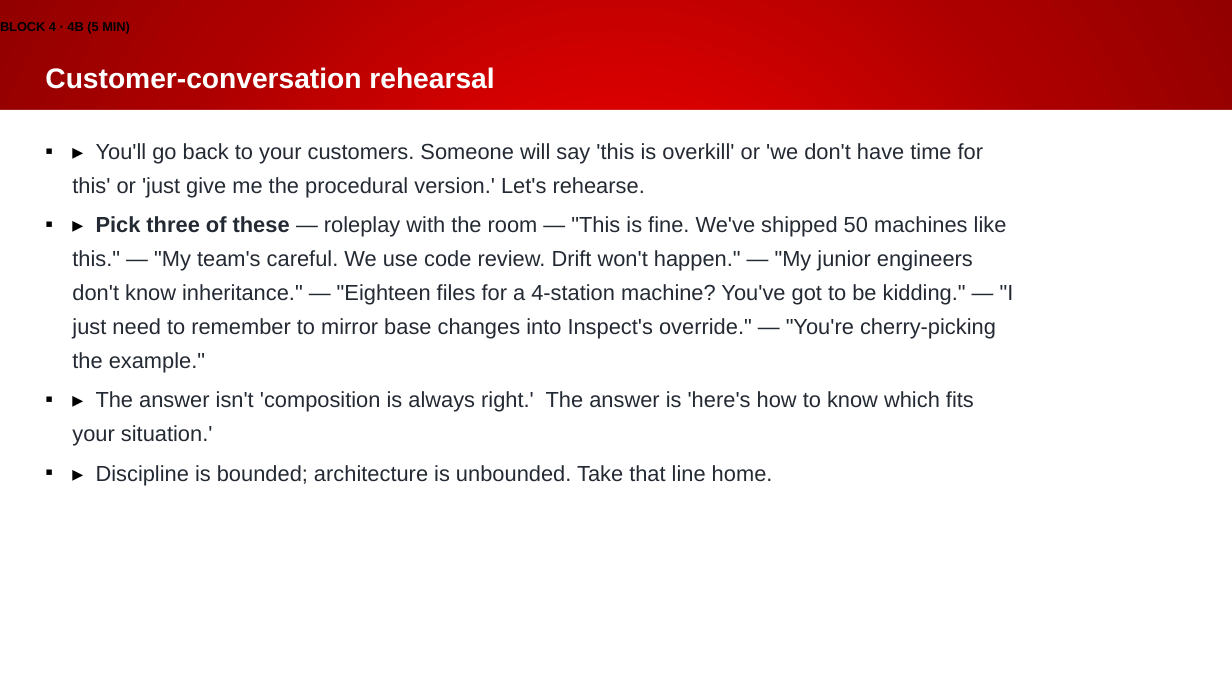
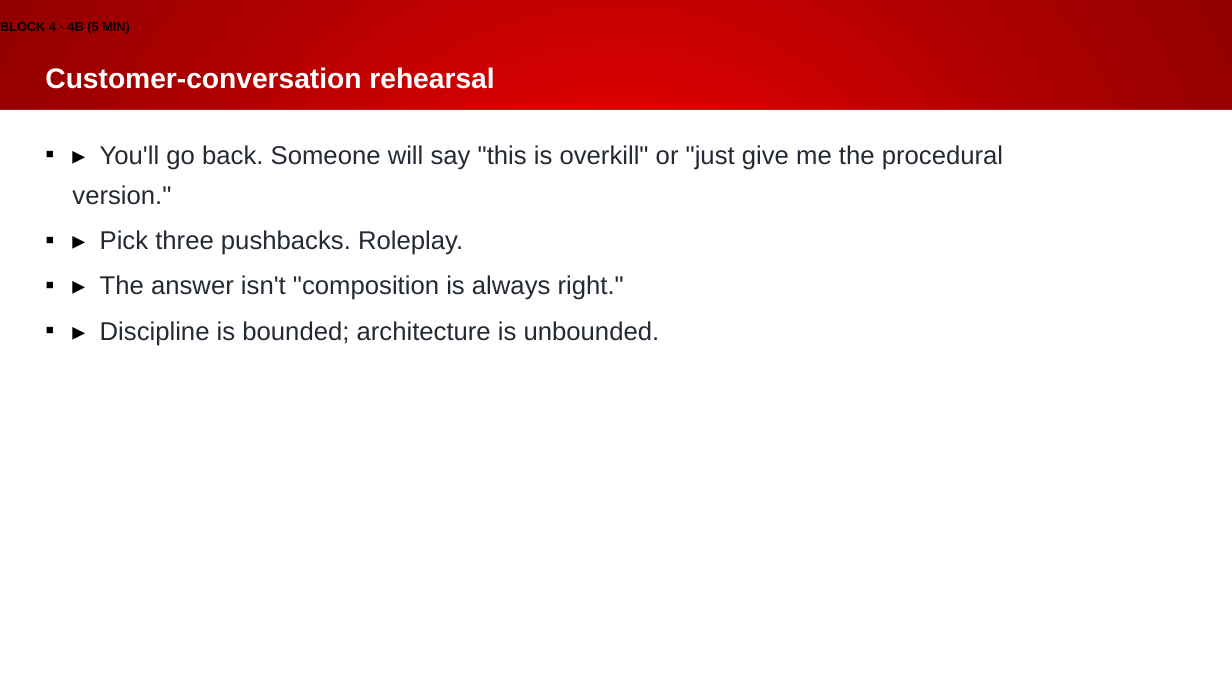
Before and after one commit to Beckhoff-USA-Community/Procedural_To_SOLID, a slide deck: slide 60 of presentation/NEM2026_workshop.pptx. Drawn at 1232x693 pixels with LibreOffice and Linux fonts; fonts in the diff are those of the drawing; background and template pictures are left out. Boxes give left, top, right and bottom in pixels: in the first picture for what was removed or moved away, otherwise in the second. Text is boxed around its words. In the diff, an @@ line names an element or a change of style, - is before the commit and + after.

```diff
--- a/presentation/NEM2026_workshop.pptx
+++ b/presentation/NEM2026_workshop.pptx
@@ text at bbox=[72, 145, 1003, 346]: text changed; size 17 to 20 pt @@
-▪ ▸ You'll go back to your customers. Someone will say 'this is overkill' or 'we don't have time for this' or 'just give me the procedural version.' Let's rehearse.
-▪ ▸ Pick three of these — roleplay with the room — "This is fine. We've shipped 50 machines like this." — "My team's careful. We use code review. Drift won't happen." — "My junior engineers don't know inheritance." — "Eighteen files for a 4-station machine? You've got to be kidding." — "I just need to remember to mirror base changes into Inspect's override." — "You're cherry-picking the example."
-▪ ▸ The answer isn't 'composition is always right.' The answer is 'here's how to know which fits your situation.'
-▪ ▸ Discipline is bounded; architecture is unbounded. Take that line home.
+▪ ▸ You'll go back. Someone will say "this is overkill" or "just give me the procedural version."
+▪ ▸ Pick three pushbacks. Roleplay.
+▪ ▸ The answer isn't "composition is always right."
+▪ ▸ Discipline is bounded; architecture is unbounded.
```
Also in this commit, not shown: 64 other slides changed, 1 other file.
